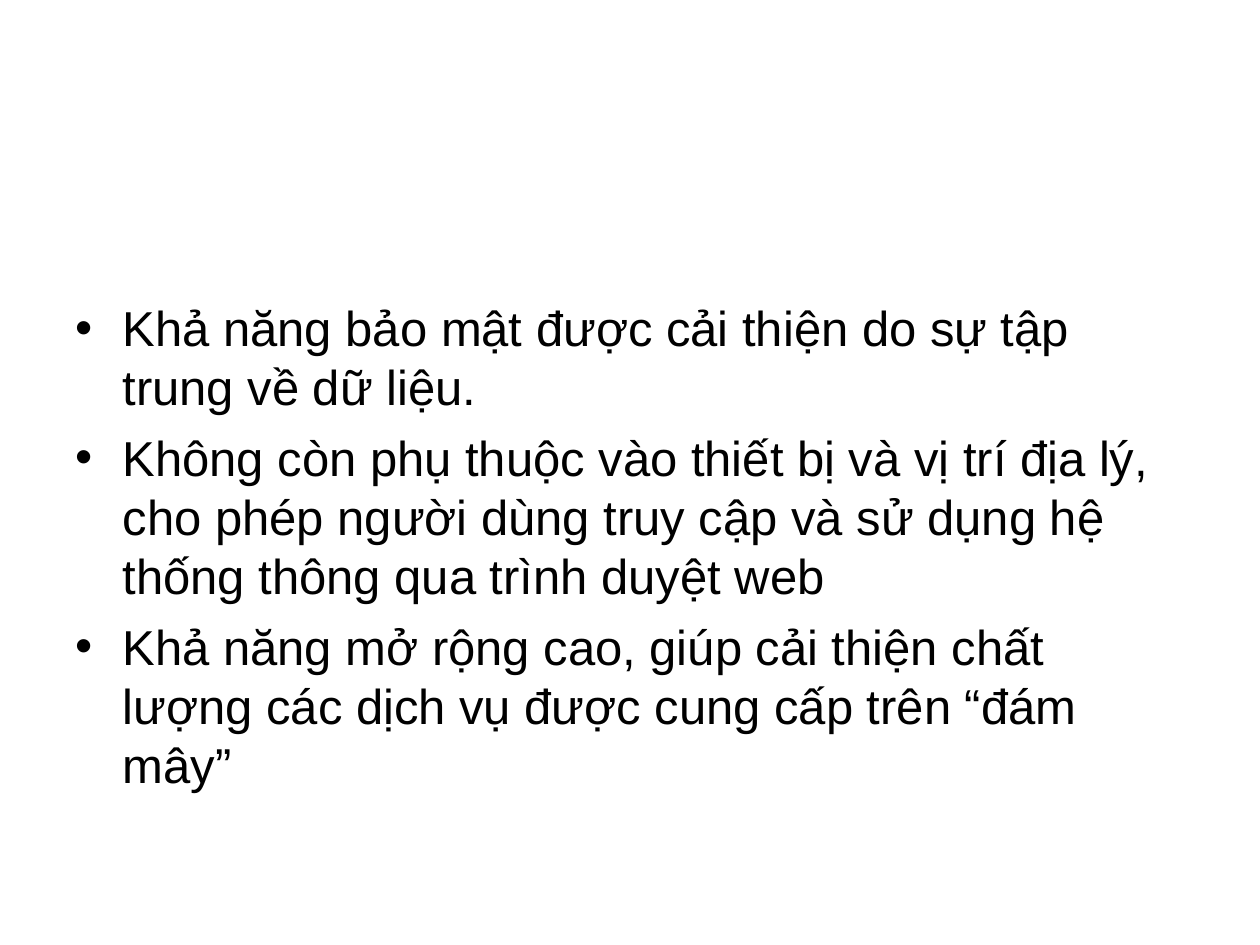
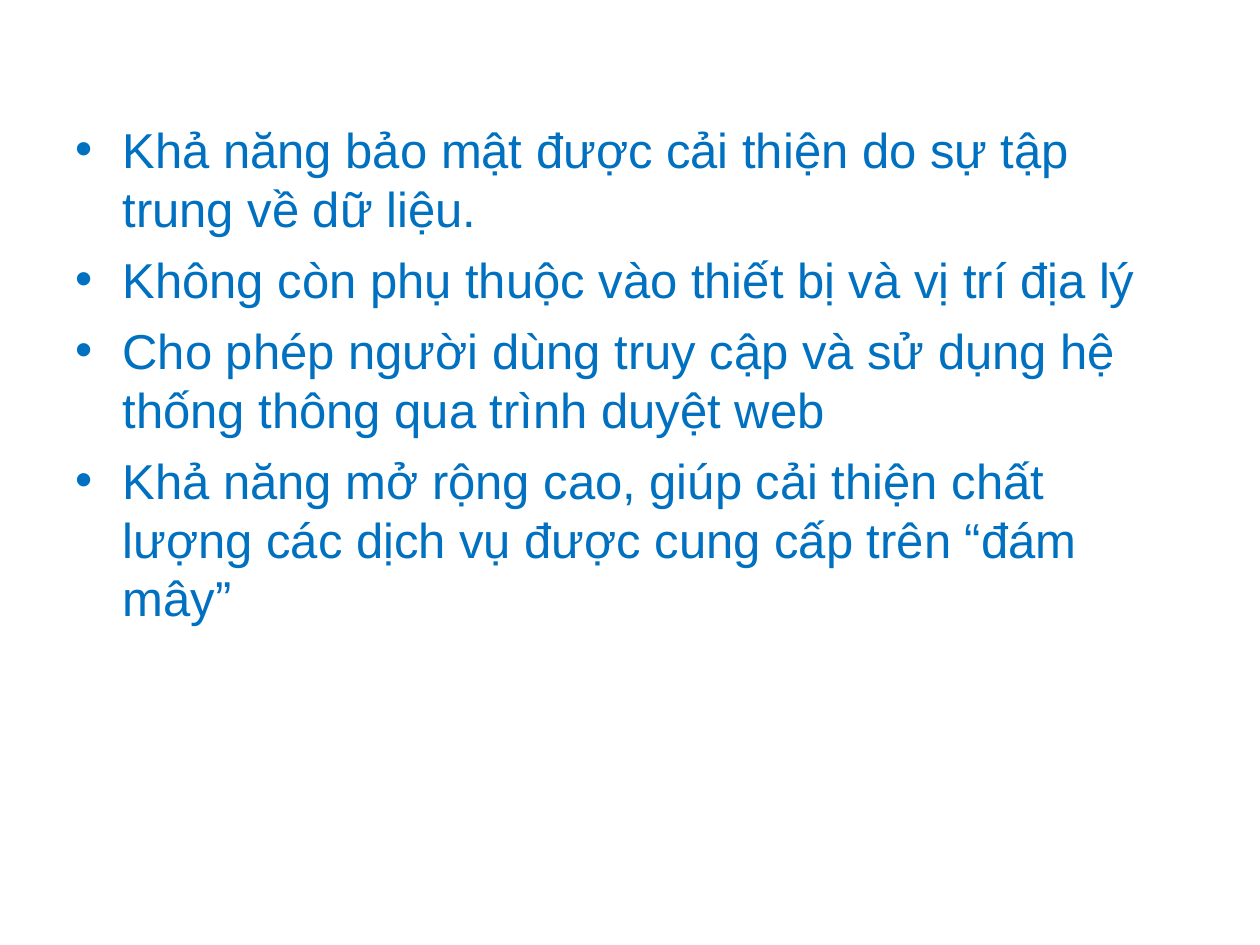
Before and after one commit to ndlongit/longnd-data, a slide deck: slide 8 of Temp/Bai tap ky nang - NDL.ppt. Drawn at 1260x945 pixels with LibreOffice and Linux fonts; fonts in the diff are those of the drawing. Boxes give left, top, right and bottom in pixels: in the first picture for what was removed or moved away, otherwise in the second. Text is boxed around its words. In the diff, an @@ line names an element or a change of style, - is before the commit and + after.

Commit message:
Color

```diff
--- a/Temp/Bai tap ky nang - NDL.ppt
+++ b/Temp/Bai tap ky nang - NDL.ppt
@@ text "Khả năng bảo mật được ...": place and size @@
-text "Khả năng bảo mật được ..." at box(123, 309, 1148, 793)
+text "Khả năng bảo mật được ..." at box(123, 131, 1134, 626)
@@ text at box(123, 131, 1077, 626): text colour #000000 to #0070C0 in "Khả năng bảo mật được cải thiện ...", "Khả năng mở rộng cao, giúp cải ..."; bullet colour #000000 to #0070C0 @@
@@ text at box(123, 260, 1134, 438): text changed; text colour #000000 to #0070C0 @@
-• Không còn phụ thuộc vào thiết bị và vị trí địa lý, cho phép người dùng truy cập và sử dụng hệ thống thông qua trình duyệt web
+• Không còn phụ thuộc vào thiết bị và vị trí địa lý
+• Cho phép người dùng truy cập và sử dụng hệ thống thông qua trình duyệt web
```
Also in this commit, not shown: 8 other slides changed, 6 slides added, 1 slide removed.
